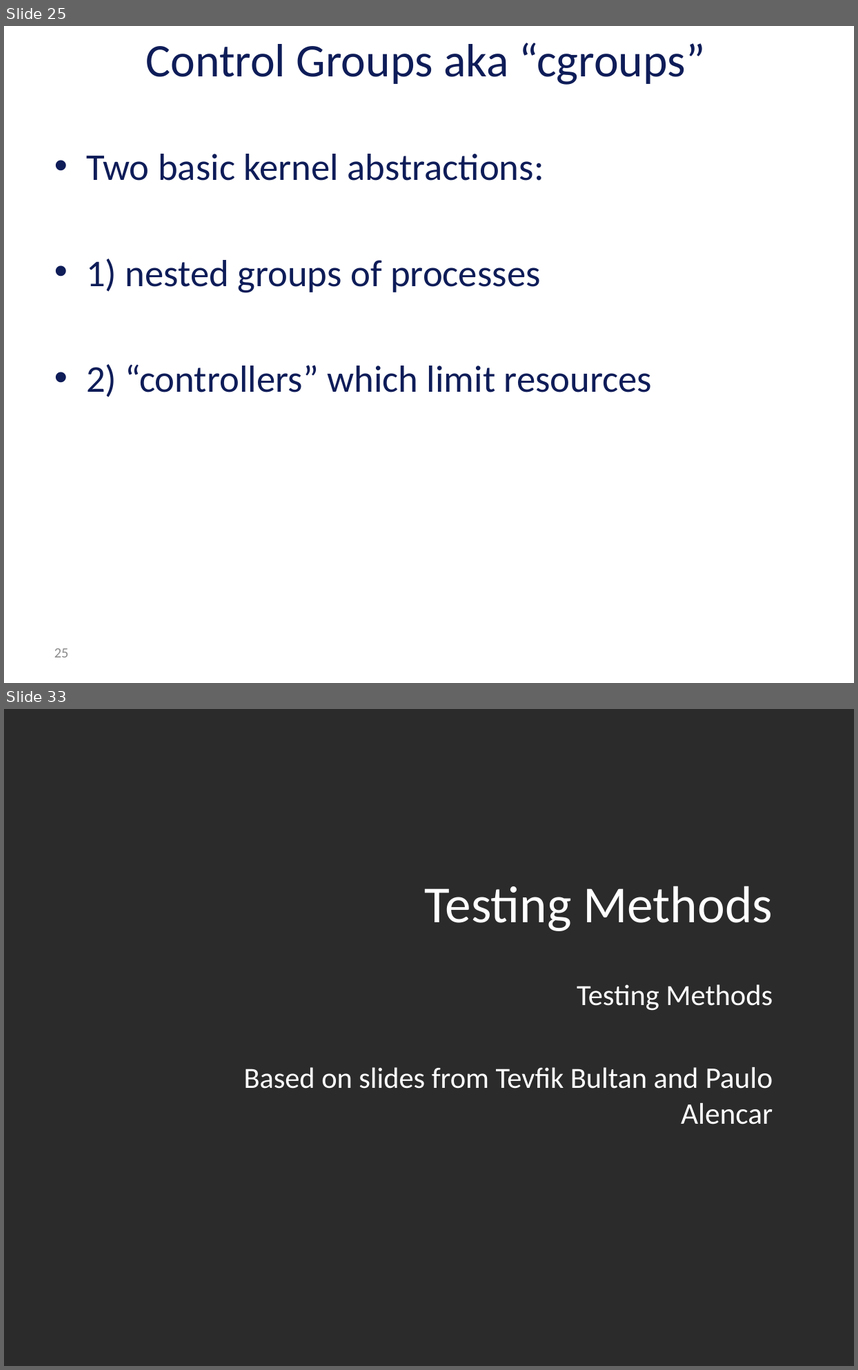
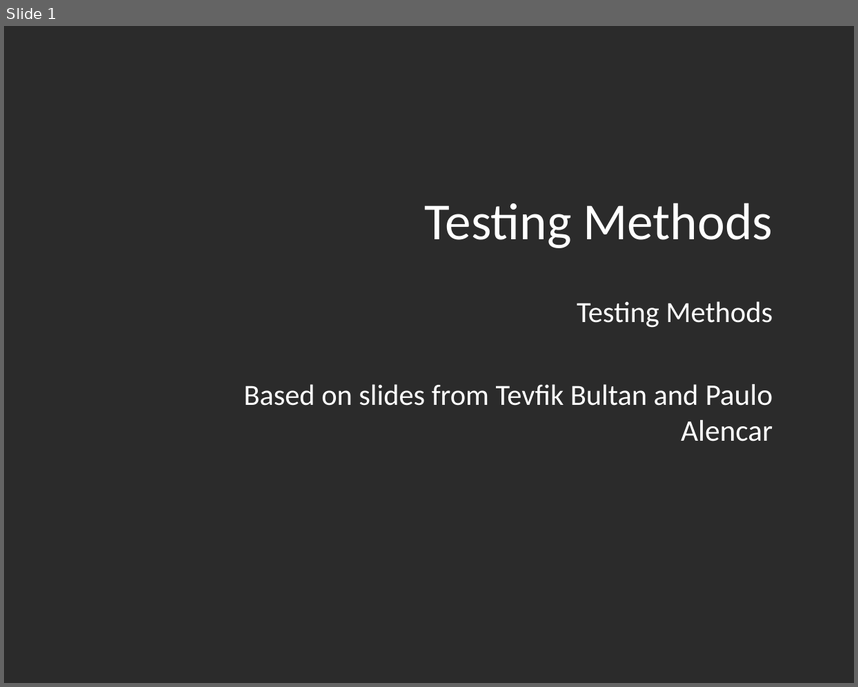
Before and after one commit to vu-resilient-distributed-systems/lectures-fall-2019, a slide deck: Module-4-Finding-Failures/04_01-testing.pptx. Shown one above the other, each under a label of ours: slides 25 and 33 before the commit, slide 1 after it; the slides between them are not shown. The pictures are 858x1370 and 858x687 pixels, drawn with LibreOffice and Linux fonts; fonts in the diff are those of the drawing; background and template pictures are left out; a plain dark background stands for a picture behind light text. Boxes give left, top, right and bottom in pixels: in the first picture for what was removed or moved away, otherwise in the second. Text is boxed around its words. In the diff, an @@ line names an element or a change of style, - is before the commit and + after.

```diff
--- a/Module-4-Finding-Failures/04_01-testing.pptx
+++ b/Module-4-Finding-Failures/04_01-testing.pptx
@@ slide 25 removed at <box>4,26,854,683</box>, background picture (left out) @@
@@ title removed at <box>145,43,705,85</box> @@
-Control Groups aka “cgroups”
@@ text removed at <box>86,154,653,397</box> @@
-• Two basic kernel abstractions:
-• 1) nested groups of processes
-• 2) “controllers” which limit resources
@@ page number removed at <box>54,648,69,657</box> @@
-25
@@ what was slide 33 is now slide 1 @@
```
Also in this commit, not shown: 31 other slides removed, 1 other file.
